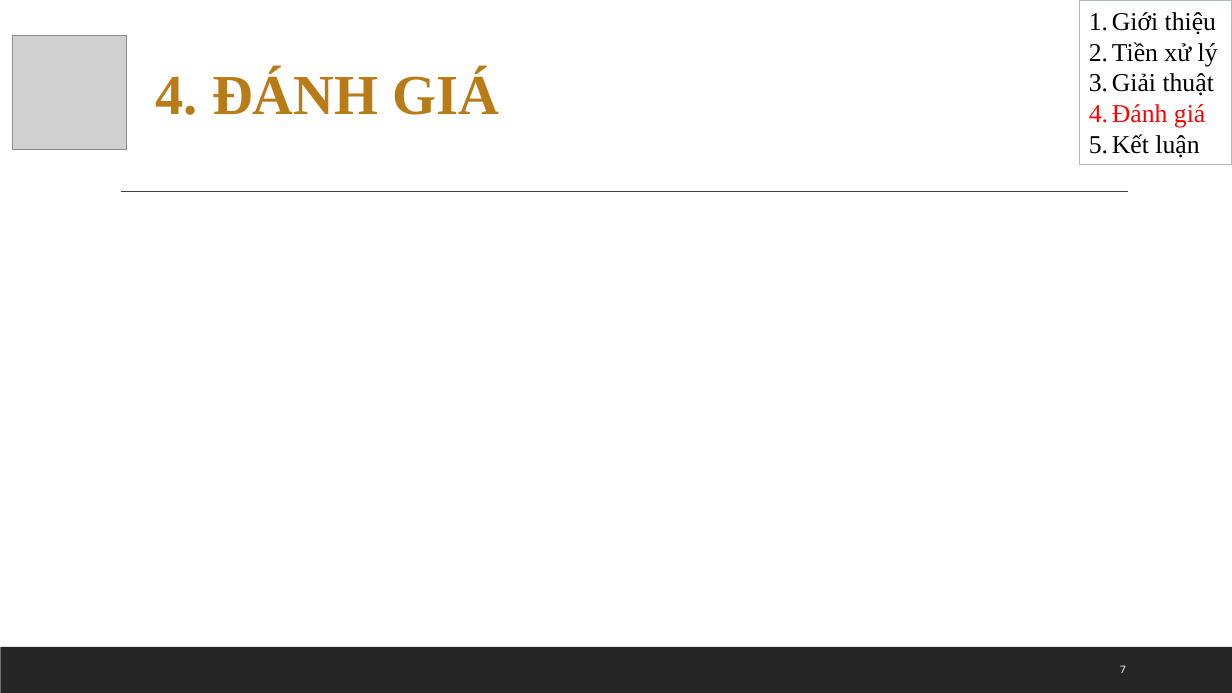
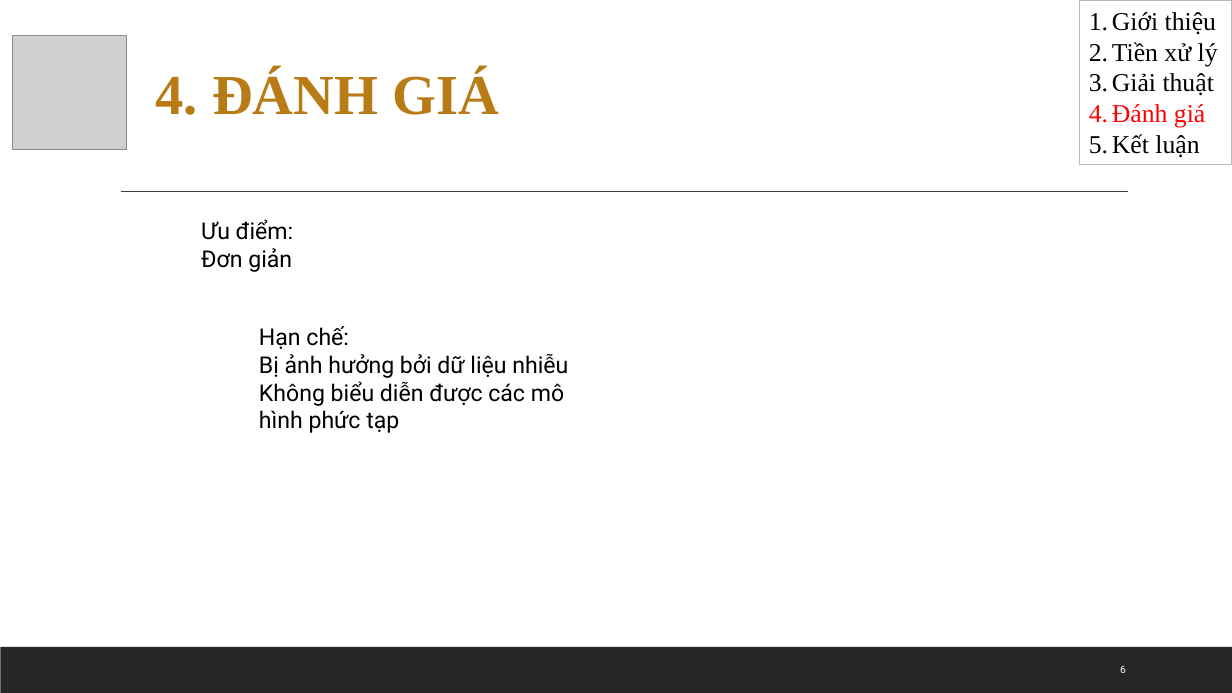
Before and after one commit to yllaw99/bike-sharing-predication-VN, a slide deck: slide 6 of btn-baocao.pptx (slide 7 before the commit). Drawn at 1232x693 pixels with LibreOffice and Linux fonts; fonts in the diff are those of the drawing; grey boxes stand for pictures. Boxes give left, top, right and bottom in pixels: in the first picture for what was removed or moved away, otherwise in the second. Text is boxed around its words. In the diff, an @@ line names an element or a change of style, - is before the commit and + after.

```diff
--- a/btn-baocao.pptx
+++ b/btn-baocao.pptx
@@ text added at (201, 219, 293, 272), 18 pt, text #000000 @@
+Ưu điểm:
+Đơn giản
@@ text added at (259, 326, 568, 433), 18 pt, text #000000 @@
+Hạn chế:
+Bị ảnh hưởng bởi dữ liệu nhiễu
+Không biểu diễn được các mô hình phức tạp
@@ page number at (1120, 665, 1126, 673): text changed @@
-7
+6
```
Also in this commit, not shown: 4 other slides changed, 2 slides added, 2 slides removed.
